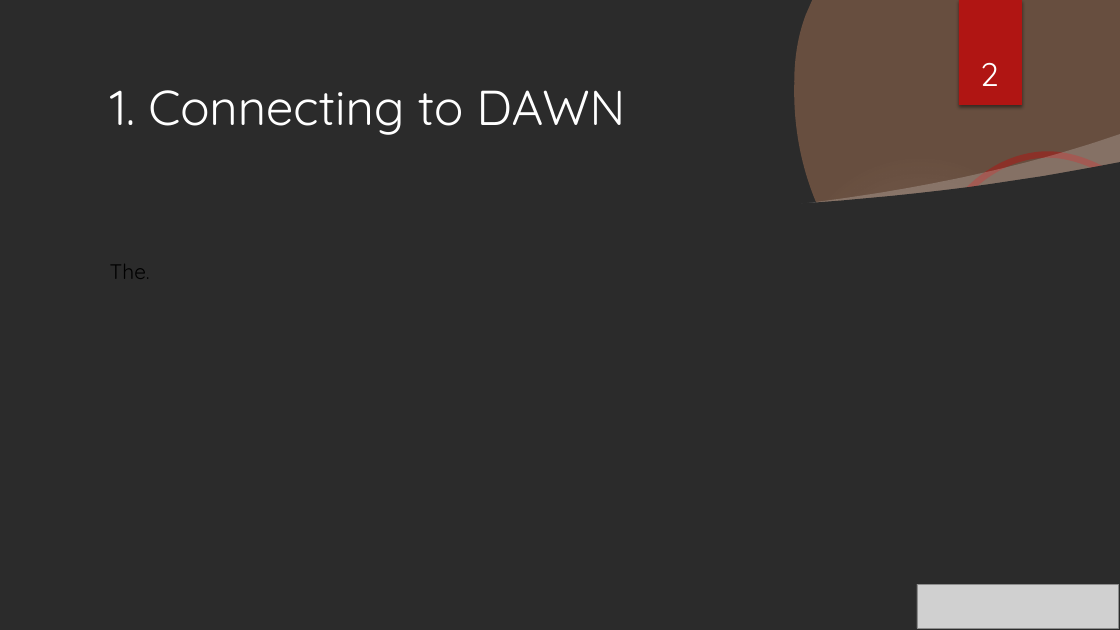
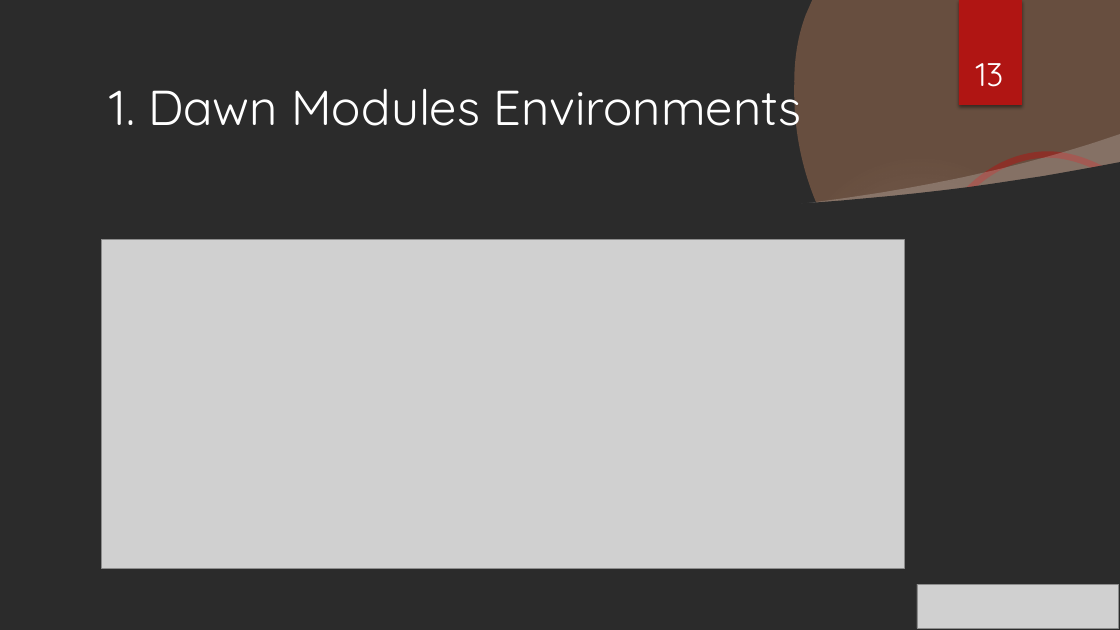
Before and after one commit to RSE-Cambridge/Intro-to-Dawn, a slide deck: slide 13 of Part3-PythonEnvironments/Slides/PyEnvs_onDAWN.pptx (slide 2 before the commit). Drawn at 1120x630 pixels with LibreOffice and Linux fonts; fonts in the diff are those of the drawing; grey boxes stand for pictures; background and template pictures are left out; a plain dark background stands for a picture behind light text. Boxes give left, top, right and bottom in pixels: in the first picture for what was removed or moved away, otherwise in the second. Text is boxed around its words. In the diff, an @@ line names an element or a change of style, - is before the commit and + after.

```diff
--- a/Part3-PythonEnvironments/Slides/PyEnvs_onDAWN.pptx
+++ b/Part3-PythonEnvironments/Slides/PyEnvs_onDAWN.pptx
@@ title at <box>110,75,802,139</box>: text changed @@
-1. Connecting to DAWN
+1. Dawn Modules Environments
@@ page number at <box>976,63,1004,87</box>: text changed @@
-2
+13
@@ picture added at <box>102,239,905,569</box> @@
```
Also in this commit, not shown: 1 other slide changed, 23 slides added, 1 slide removed, 8 other files.
